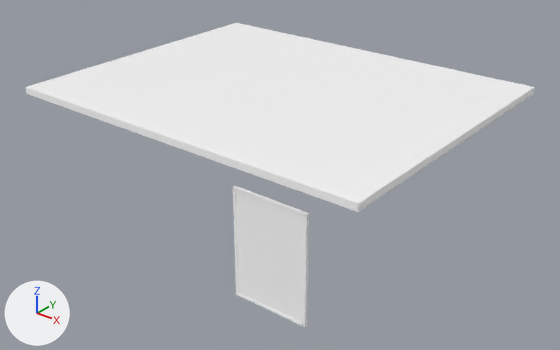
The glTF model public/assets/models/APARTMENT/balconyDoor01.gltf: old version first, new version second.
Rendered twice from a camera (50 mm lens) standing at (325.0, -407.0, 282.0) and looking at (5.0, -7.0, 34.0). Every picture has the same lights, and +X, +Y and +Z are marked at lower left. Where no turn or scale is listed for an object, it has been applied to the vertices.

The older version as bpy lines, for what is in view:
```python
me_balconybase_geo1shape = bpy.data.meshes.new('balconyBase_geo1Shape')
me_balconybase_geo1shape.from_pydata(...)  # 56 vertices, 108 faces; spans x -141.0..140.0, y -112.0..111.0, z 94.0..99.0
me_balconybase_geo1shape.materials.append(mat_lambert1)  # white #ffffff
me_balconywindow2shape = bpy.data.meshes.new('balconyWindow2Shape')
me_balconywindow2shape.from_pydata(...)  # 56 vertices, 108 faces; spans x 22.3..75.0, y -109.2..-108.2, z 4.6..79.0
me_balconywindow2shape.materials.append(mat_aistandardsurface3)  # white #ffffff
me_construction5shape = bpy.data.meshes.new('construction5Shape')
me_construction5shape.from_pydata(...)  # 80 vertices, 156 faces; spans x 21.9..74.2, y -109.7..-107.8, z 77.5..79.3
me_construction5shape.materials.append(mat_aistandardsurface2)  # white #ffffff
ob_balconybase_geo1 = bpy.data.objects.new('balconyBase_geo1', me_balconybase_geo1shape)
ob_balconybase_geo1.location = (0.0, 0.0, 0.0)
ob_balconywindow2 = bpy.data.objects.new('balconyWindow2', me_balconywindow2shape)
ob_balconywindow2.location = (30.3, 0.0, 0.0)
ob_construction5 = bpy.data.objects.new('construction5', me_construction5shape)
ob_construction5.location = (30.3, 0.0, 0.0)
# also in view: 'construction11' at (79.0, -109.0, 42.0)
```
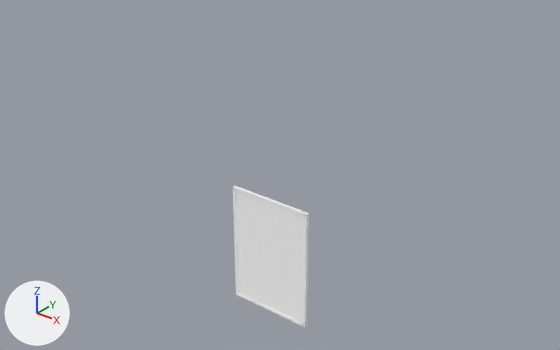
Changed parts and their boxes [x1, y1, x2, y2] in the pictures (560 x 350 px):
'balconyBase_geo1', deleted
    before: [26, 23, 535, 212]

Edits to the bpy script that builds the scene:
```text
Remove ob_balconybase_geo1:
    ob_balconybase_geo1 = bpy.data.objects.new('balconyBase_geo1', me_balconybase_geo1shape)
    ob_balconybase_geo1.location = (0.0, 0.0, 0.0)
```
